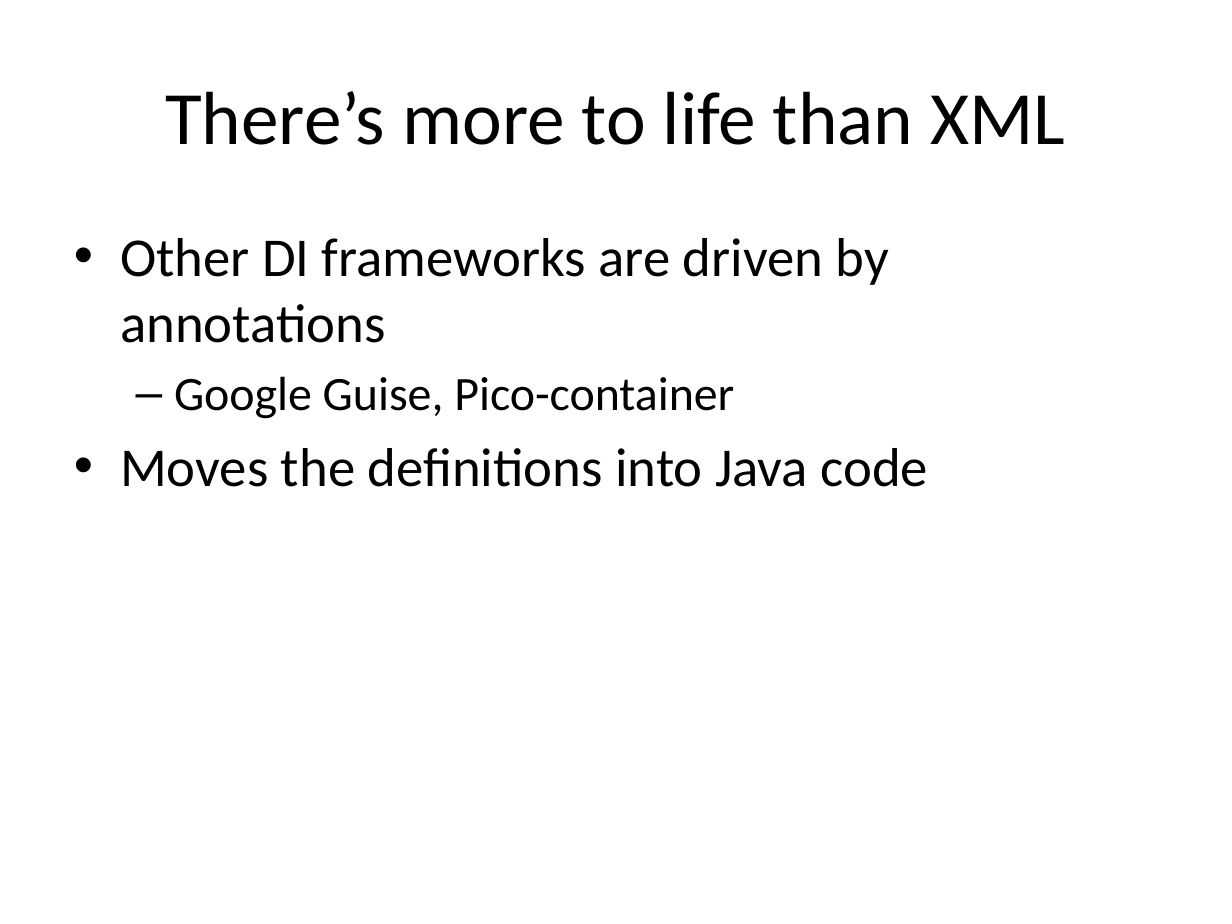
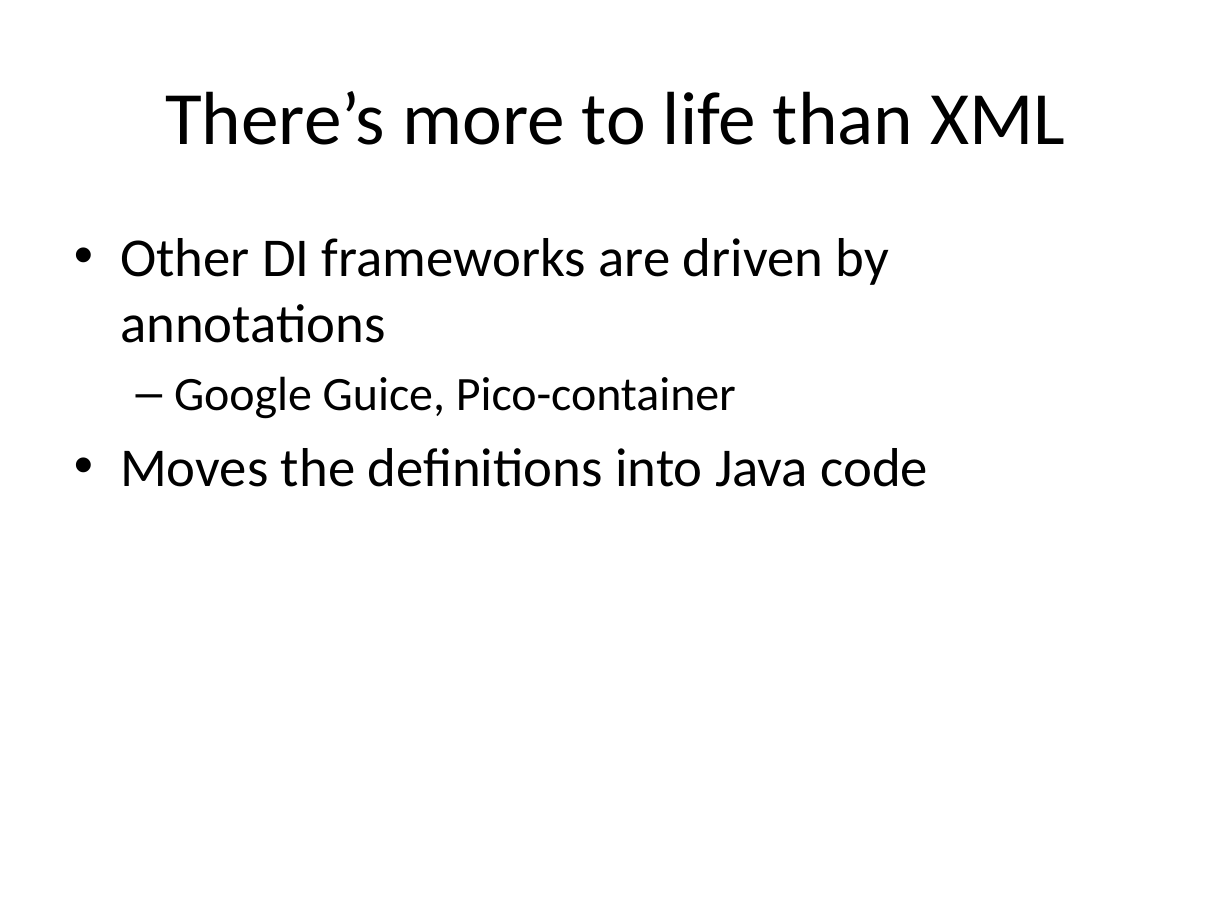
Before and after one commit to tonybaines/spring-hibernate, a slide deck: slide 13 of Spring + Hibernate.pptx. Drawn at 1232x924 pixels with LibreOffice and Linux fonts; fonts in the diff are those of the drawing. Boxes give left, top, right and bottom in pixels: in the first picture for what was removed or moved away, otherwise in the second. Text is boxed around its words. In the diff, an @@ line names an element or a change of style, - is before the commit and + after.

```diff
--- a/Spring + Hibernate.pptx
+++ b/Spring + Hibernate.pptx
@@ text at [174,376,736,419]: text changed @@
-  – Google Guise, Pico-container
+  – Google Guice, Pico-container
```
Also in this commit, not shown: 7 other slides changed, 12 other files.
